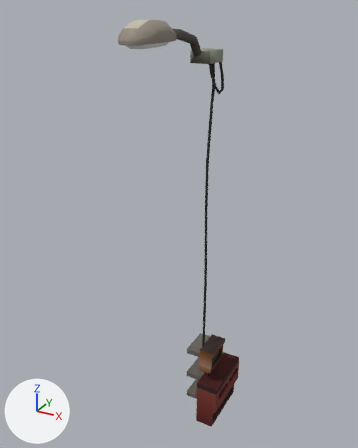
What one commit did to the FBX model Assets/ASSETS/Mesh/Props/SM_StreetLight_01.fbx.
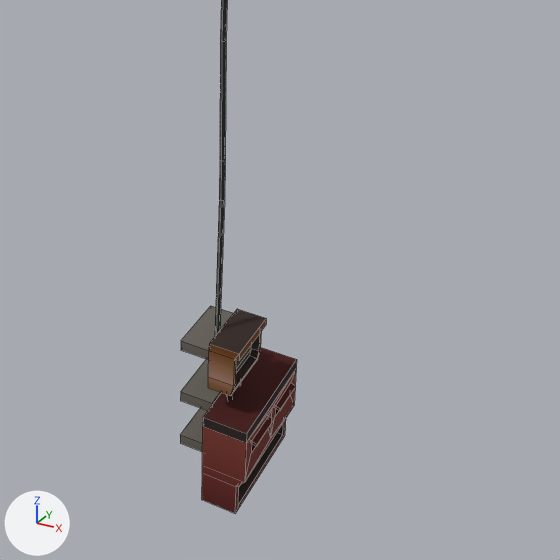
Old and new are each drawn whole from a camera (50 mm lens) standing at (1.9, -3.95, 6.35) and looking at (-0.15, -0.22, 4.48) and again close up on the part from 29% to 100% of the width and 44% to 100% of the height. Every picture has the same lights, and +X, +Y and +Z are marked at lower left. The first two pictures are the older version. The close-ups show mesh edges as thin lines. Where no turn or scale is listed for an object, it has been applied to the vertices.

In view in the first close-up: 'SM_StreetLight_01'.
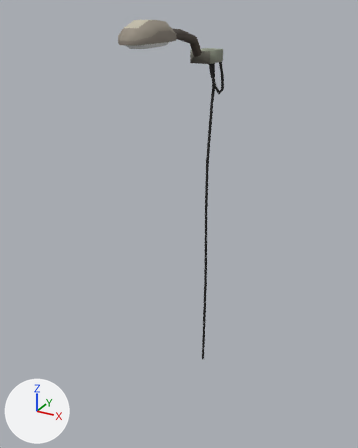
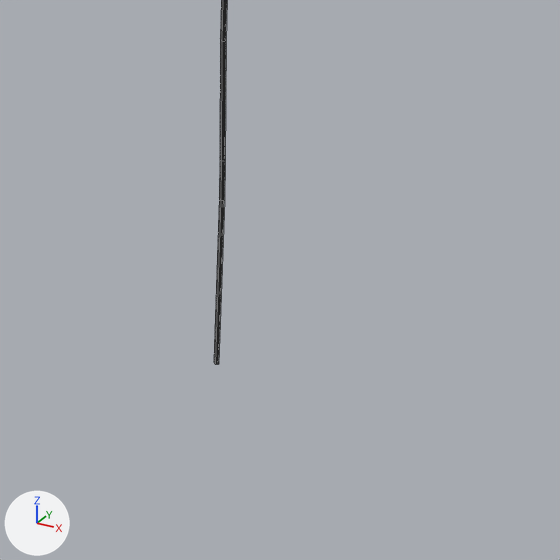
What differs and where, as boxes [x1, y1, x2, y2] in the close-ups (560 x 560 px):
'SM_StreetLight_01', reshaped: before [180, 0, 297, 514]; after [214, 0, 227, 364]
part 1 of me_plane_169, deleted: before [180, 306, 297, 514]

What the commit changed:
me_plane_169 is used by ob_sm_streetlight_01; location (0.0, 0.0, 0.0).
me_plane_169 had 290 vertices, 269 faces and spanned x -0.22..0.28, y -1.06..0.51, z 2.06..6.26.
me_plane_169 now has 150 vertices, 148 faces and spans x -0.22..0.05, y -1.06..0.3, z 2.79..6.26.
me_plane_169 part 1: 9 loose pieces with 140 vertices, spanning x -0.17..0.28, y -0.12..0.51, z 2.06..2.99, are deleted.
